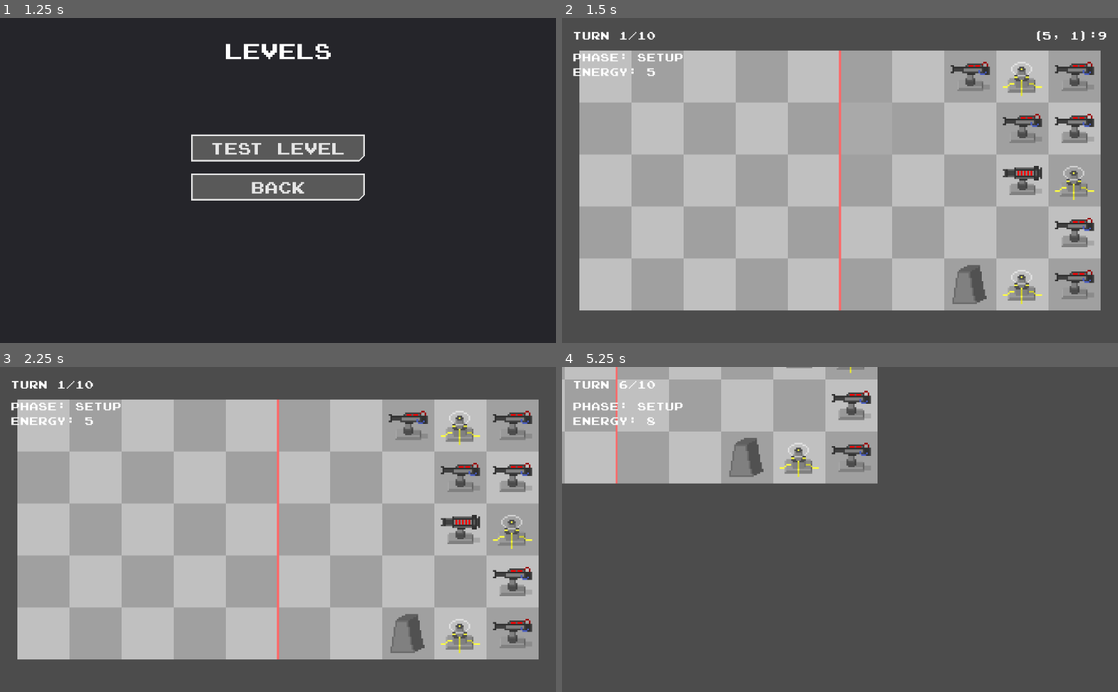
Above: before the commit, frames 1-4 (two rows, left to right).
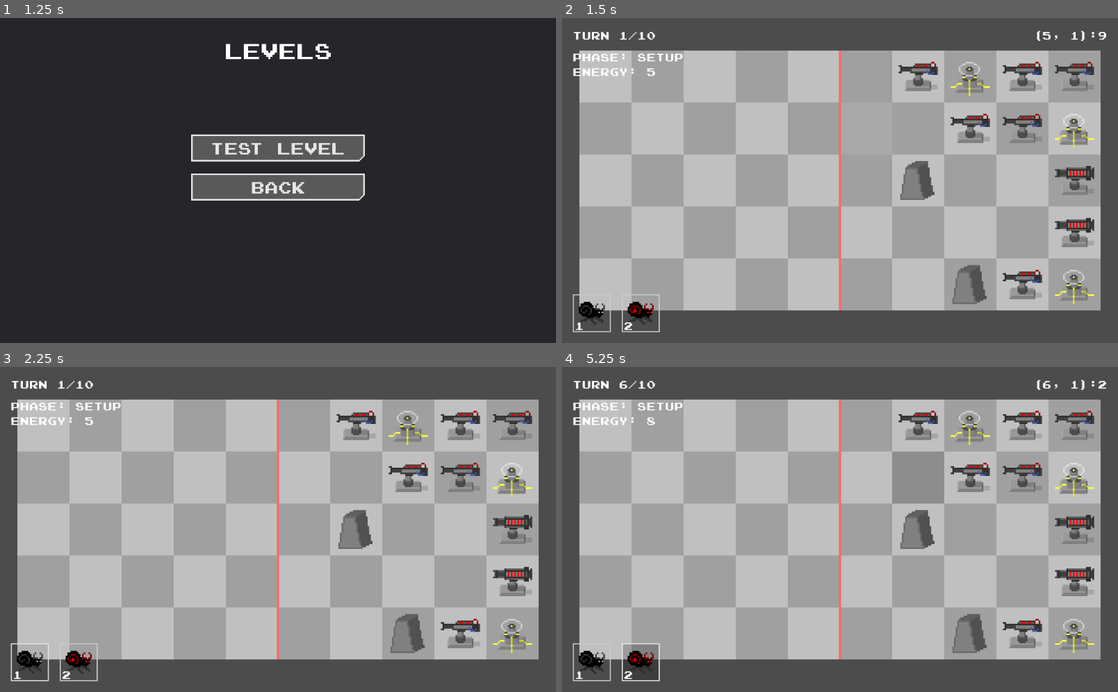
Above: after the commit, the same moments.

Repository: Exospud/Ephemera
Game: Godot game, scene res://screens/title/TitleScreen.tscn
Same seed, same stepped clock (60 frames per second), same inputs: the game is played once before the commit and once after it.
Inputs (mouse positions are in pixels of both pictures, inside the frame that each line leads up to):
- Up to frame 1 (1.25 s): click "Play" at 0.5 s
- Up to frame 2 (1.5 s): click "Test Level" at 1.25 s
- Up to frame 3 (2.25 s): click (27, 662) at 2 s, where only the run after the commit has a clickable "1"
- Up to frame 4 (5.25 s): click (639, 662) at 2.75 s, where only the run after the commit has a clickable "2"; tap Enter (ui_accept) at 3.5, 4.35, 4.52, 4.82 s; move the mouse to (962, 513) at 3.52 s; hold Right (ui_right) 3.53-4.28 s; hold Enter (ui_accept) 3.53-4.28 s; move the mouse to (728, 545) at 4.27 s; hold Down (ui_down) 4.28-5.03 s; move the mouse to (895, 458) at 5.02 s; hold Right (ui_right) from 5.03 s (still down); hold Enter (ui_accept) from 5.03 s (still down)

Frame 1 is identical in both runs. In frame 2, 4.7% of the frame differs, in the area x 1-96%, y 13-97%; in frame 3, 4.8%; in frame 4, 75%, in the area x 0-98%, y 0-97%.

Commit message:
Added selectable unit buttons

Diff:
--- a/assets/ui/buttons/TextButton.tscn
+++ /dev/null
@@ -1,28 +0,0 @@
-[gd_scene load_steps=6 format=2]
-
-[ext_resource path="res://assets/fonts/ButtonFont.tres" type="DynamicFont" id=1]
-[ext_resource path="res://assets/ui/empty.tres" type="StyleBox" id=2]
-[ext_resource path="res://assets/ui/buttons/text_pressed.tres" type="StyleBox" id=3]
-[ext_resource path="res://assets/ui/buttons/text_normal.tres" type="StyleBox" id=4]
-[ext_resource path="res://assets/ui/buttons/text_hover.tres" type="StyleBox" id=5]
-
-[node name="TextButton" type="Button"]
-margin_left = -160.0
-margin_top = -25.0
-margin_right = 160.0
-margin_bottom = 25.0
-grow_horizontal = 2
-grow_vertical = 2
-custom_colors/font_color = Color( 0.9, 0.9, 0.9, 1 )
-custom_colors/font_color_hover = Color( 1, 1, 1, 1 )
-custom_colors/font_color_pressed = Color( 1, 1, 1, 1 )
-custom_fonts/font = ExtResource( 1 )
-custom_styles/hover = ExtResource( 5 )
-custom_styles/pressed = ExtResource( 3 )
-custom_styles/focus = ExtResource( 2 )
-custom_styles/normal = ExtResource( 4 )
-text = "Sample Text"
-clip_text = true
-__meta__ = {
-"_edit_lock_": true
-}
--- /dev/null
+++ b/assets/ui/imagebutton/ImageButton.gd
@@ -0,0 +1,11 @@
+extends Button
+
+
+export(Texture) var texture = preload("res://assets/missing.png")
+export var label_text := "-1"
+
+
+# Called when the node enters the scene tree for the first time.
+func _ready():
+	$Texture.texture = self.texture
+	$Label.text = self.label_text
--- /dev/null
+++ b/assets/ui/imagebutton/ImageButton.tscn
@@ -0,0 +1,54 @@
+[gd_scene load_steps=7 format=2]
+
+[ext_resource path="res://assets/fonts/LabelFont.tres" type="DynamicFont" id=1]
+[ext_resource path="res://assets/ui/empty.tres" type="StyleBox" id=2]
+[ext_resource path="res://assets/ui/imagebutton/image_hover.tres" type="StyleBox" id=3]
+[ext_resource path="res://assets/ui/imagebutton/image_pressed.tres" type="StyleBox" id=4]
+[ext_resource path="res://assets/ui/imagebutton/image_empty.tres" type="StyleBox" id=5]
+[ext_resource path="res://assets/ui/imagebutton/ImageButton.gd" type="Script" id=6]
+
+[node name="ImageButton" type="Button"]
+margin_left = -35.0
+margin_top = -35.0
+margin_right = 35.0
+margin_bottom = 35.0
+grow_horizontal = 2
+grow_vertical = 2
+custom_styles/hover = ExtResource( 3 )
+custom_styles/pressed = ExtResource( 4 )
+custom_styles/focus = ExtResource( 2 )
+custom_styles/disabled = ExtResource( 2 )
+custom_styles/normal = ExtResource( 5 )
+script = ExtResource( 6 )
+__meta__ = {
+"_edit_lock_": true
+}
+
+[node name="Texture" type="TextureRect" parent="."]
+anchor_left = 0.5
+anchor_top = 0.5
+anchor_right = 0.5
+anchor_bottom = 0.5
+margin_left = -24.0
+margin_top = -24.0
+margin_right = 24.0
+margin_bottom = 24.0
+grow_horizontal = 2
+grow_vertical = 2
+stretch_mode = 1
+__meta__ = {
+"_edit_lock_": true
+}
+
+[node name="Label" type="Label" parent="."]
+anchor_left = 0.05
+anchor_top = 1.0
+anchor_right = 0.95
+anchor_bottom = 1.0
+margin_top = -24.0
+custom_fonts/font = ExtResource( 1 )
+text = "-1"
+valign = 2
+__meta__ = {
+"_edit_lock_": true
+}
--- /dev/null
+++ b/assets/ui/imagebutton/image_empty.tres
@@ -0,0 +1,11 @@
+[gd_resource type="StyleBoxFlat" format=2]
+
+[resource]
+bg_color = Color( 0, 0, 0, 0 )
+draw_center = false
+border_width_left = 2
+border_width_top = 2
+border_width_right = 2
+border_width_bottom = 2
+corner_detail = 1
+anti_aliasing = false
--- /dev/null
+++ b/assets/ui/imagebutton/image_hover.tres
@@ -0,0 +1,11 @@
+[gd_resource type="StyleBoxFlat" format=2]
+
+[resource]
+bg_color = Color( 0, 0, 0, 0.0784314 )
+border_width_left = 2
+border_width_top = 2
+border_width_right = 2
+border_width_bottom = 2
+border_color = Color( 0.9, 0.9, 0.9, 1 )
+corner_detail = 1
+anti_aliasing = false
--- /dev/null
+++ b/assets/ui/imagebutton/image_pressed.tres
@@ -0,0 +1,11 @@
+[gd_resource type="StyleBoxFlat" format=2]
+
+[resource]
+bg_color = Color( 0, 0, 0, 0.196078 )
+border_width_left = 2
+border_width_top = 2
+border_width_right = 2
+border_width_bottom = 2
+border_color = Color( 0.9, 0.9, 0.9, 1 )
+corner_detail = 1
+anti_aliasing = false
--- /dev/null
+++ b/assets/ui/textbutton/TextButton.tscn
@@ -0,0 +1,59 @@
+[gd_scene load_steps=6 format=2]
+
+[ext_resource path="res://assets/fonts/ButtonFont.tres" type="DynamicFont" id=1]
+[ext_resource path="res://assets/ui/empty.tres" type="StyleBox" id=2]
+
+[sub_resource type="StyleBoxFlat" id=1]
+bg_color = Color( 0.3, 0.3, 0.3, 1 )
+border_width_left = 3
+border_width_top = 3
+border_width_right = 3
+border_width_bottom = 3
+border_color = Color( 1, 1, 1, 1 )
+corner_radius_bottom_right = 10
+corner_detail = 1
+anti_aliasing = false
+
+[sub_resource type="StyleBoxFlat" id=2]
+bg_color = Color( 0.2, 0.2, 0.2, 1 )
+border_width_left = 3
+border_width_top = 3
+border_width_right = 3
+border_width_bottom = 3
+border_color = Color( 1, 1, 1, 1 )
+corner_radius_bottom_right = 10
+corner_detail = 1
+anti_aliasing = false
+
+[sub_resource type="StyleBoxFlat" id=3]
+bg_color = Color( 0.35, 0.35, 0.35, 1 )
+border_width_left = 3
+border_width_top = 3
+border_width_right = 3
+border_width_bottom = 3
+border_color = Color( 0.9, 0.9, 0.9, 1 )
+corner_radius_bottom_right = 10
+corner_detail = 1
+anti_aliasing = false
+
+[node name="TextButton" type="Button"]
+margin_left = -160.0
+margin_top = -25.0
+margin_right = 160.0
+margin_bottom = 25.0
+grow_horizontal = 2
+grow_vertical = 2
+custom_colors/font_color = Color( 0.9, 0.9, 0.9, 1 )
+custom_colors/font_color_hover = Color( 1, 1, 1, 1 )
+custom_colors/font_color_pressed = Color( 1, 1, 1, 1 )
+custom_fonts/font = ExtResource( 1 )
+custom_styles/hover = SubResource( 1 )
+custom_styles/pressed = SubResource( 2 )
+custom_styles/focus = ExtResource( 2 )
+custom_styles/disabled = ExtResource( 2 )
+custom_styles/normal = SubResource( 3 )
+text = "Sample Text"
+clip_text = true
+__meta__ = {
+"_edit_lock_": true
+}
--- a/game/entities/Deployable.gd
+++ b/game/entities/Deployable.gd
@@ -1,5 +1,4 @@
-class_name Deployable
-extends Entity
+class_name Deployable extends Entity
 
 
 export var cell: Vector2
--- a/game/entities/Entity.gd
+++ b/game/entities/Entity.gd
@@ -1,5 +1,4 @@
-class_name Entity
-extends Area2D
+class_name Entity extends Area2D
 
 
 enum Alignment { FRIENDLY, NEUTRAL, ENEMY }
--- a/game/entities/projectiles/Projectile.gd
+++ b/game/entities/projectiles/Projectile.gd
@@ -1,5 +1,4 @@
-class_name Projectile
-extends Entity
+class_name Projectile extends Entity
 
 
 export var damage := 1
--- a/game/entities/towers/Tower.gd
+++ b/game/entities/towers/Tower.gd
@@ -1,5 +1,4 @@
-class_name Tower
-extends Deployable
+class_name Tower extends Deployable
 
 
 const PL_PROJECTILE := preload("res://game/entities/projectiles/Projectile.tscn")
@@ -46,7 +45,7 @@
 
 func _has_power() -> bool:
 	for e in get_tree().get_nodes_in_group("powered"):
-		if e.cell.distance_squared_to(cell) > 1:
+		if abs(e.cell.x - cell.x) + abs(e.cell.y - cell.y) > 1:
 			continue
 
 		if e.is_in_group(str(alignment)):
--- a/game/entities/units/Snaser/Snaser.gd
+++ b/game/entities/units/Snaser/Snaser.gd
@@ -1,5 +1,4 @@
-class_name Snaser
-extends Unit
+class_name Snaser extends Unit
 
 
 const PL_PROJECTILE := preload("res://game/entities/projectiles/Projectile.tscn")
--- a/game/entities/units/Unit.gd
+++ b/game/entities/units/Unit.gd
@@ -1,5 +1,4 @@
-class_name Unit
-extends Deployable
+class_name Unit extends Deployable
 
 
 export(Vector2) var velocity := Vector2.RIGHT # tiles/second
--- a/game/levels/Level.gd
+++ b/game/levels/Level.gd
@@ -1,13 +1,27 @@
-class_name Level
-extends Node2D
+class_name Level extends Node2D
 
-const PL_UNIT := preload("res://game/entities/units/snaser/Snaser.tscn")
+enum Spawns {SNIDER, SNASER}
 
-onready var _map := $"../Map"
-
+## Dictionary of assets for spawnable units
+const spawn_assets = {
+	Spawns.SNIDER: {
+		"cost": 1,
+		"scene": preload("res://game/entities/units/snider/Snider.tscn"),
+		"texture": preload("res://game/entities/units/Snider/snider.png")
+	},
+	Spawns.SNASER: {
+		"cost": 2,
+		"scene": preload("res://game/entities/units/Snaser/Snaser.tscn"),
+		"texture": preload("res://game/entities/units/Snaser/snaser.png")
+	}
+}
 
 export var max_turns := 10
 export var base_turn_duration := 15
+export var base_energy_gen := 5
+export(Array, Spawns) var spawnable := [Spawns.SNIDER]
+
+onready var _map := $"../Map"
 
 
 ## Returns true if this cell contains an entity
@@ -33,6 +47,6 @@
 #$ Spawns an entity at the specified cell if possible
 func spawn_entity(cell: Vector2):
 	if cell_available(cell):
-		var entity := PL_UNIT.instance()
+		var entity : Entity = spawn_assets[Spawns.SNASER].scene.instance()
 		add_child(entity)
 		entity.set_cell(cell)
--- a/game/levels/Level.tscn
+++ b/game/levels/Level.tscn
@@ -1,46 +1,9 @@
-[gd_scene load_steps=6 format=2]
+[gd_scene load_steps=2 format=2]
 
 [ext_resource path="res://game/levels/Level.gd" type="Script" id=1]
-[ext_resource path="res://game/entities/towers/Cannon/Cannon.tscn" type="PackedScene" id=2]
-[ext_resource path="res://game/entities/towers/Autocannon/Autocannon.tscn" type="PackedScene" id=3]
-[ext_resource path="res://game/entities/towers/Barricade/Barricade.tscn" type="PackedScene" id=4]
-[ext_resource path="res://game/entities/towers/Capacitor/Capacitor.tscn" type="PackedScene" id=5]
 
 [node name="Level" type="Node2D"]
 script = ExtResource( 1 )
 __meta__ = {
 "_edit_lock_": true
 }
-
-[node name="Cannon" parent="." instance=ExtResource( 2 )]
-cell = Vector2( 9, 0 )
-
-[node name="Cannon2" parent="." instance=ExtResource( 2 )]
-cell = Vector2( 9, 1 )
-
-[node name="Autocannon" parent="." instance=ExtResource( 3 )]
-cell = Vector2( 8, 2 )
-
-[node name="Cannon3" parent="." instance=ExtResource( 2 )]
-cell = Vector2( 9, 3 )
-
-[node name="Cannon4" parent="." instance=ExtResource( 2 )]
-cell = Vector2( 9, 4 )
-
-[node name="Cannon5" parent="." instance=ExtResource( 2 )]
-cell = Vector2( 8, 1 )
-
-[node name="Cannon6" parent="." instance=ExtResource( 2 )]
-cell = Vector2( 7, 0 )
-
-[node name="Barricade" parent="." instance=ExtResource( 4 )]
-cell = Vector2( 7, 4 )
-
-[node name="Capacitor" parent="." instance=ExtResource( 5 )]
-cell = Vector2( 8, 0 )
-
-[node name="Capacitor2" parent="." instance=ExtResource( 5 )]
-cell = Vector2( 9, 2 )
-
-[node name="Capacitor3" parent="." instance=ExtResource( 5 )]
-cell = Vector2( 8, 4 )
--- /dev/null
+++ b/game/levels/TestLevel.tscn
@@ -0,0 +1,49 @@
+[gd_scene load_steps=6 format=2]
+
+[ext_resource path="res://game/levels/Level.tscn" type="PackedScene" id=1]
+[ext_resource path="res://game/entities/towers/Capacitor/Capacitor.tscn" type="PackedScene" id=2]
+[ext_resource path="res://game/entities/towers/Autocannon/Autocannon.tscn" type="PackedScene" id=3]
+[ext_resource path="res://game/entities/towers/Cannon/Cannon.tscn" type="PackedScene" id=4]
+[ext_resource path="res://game/entities/towers/Barricade/Barricade.tscn" type="PackedScene" id=5]
+
+[node name="Level" instance=ExtResource( 1 )]
+spawnable = [ 0, 1 ]
+
+[node name="Cannon" parent="." index="0" instance=ExtResource( 4 )]
+cell = Vector2( 9, 0 )
+
+[node name="Cannon2" parent="." index="1" instance=ExtResource( 4 )]
+cell = Vector2( 8, 1 )
+
+[node name="Cannon3" parent="." index="2" instance=ExtResource( 4 )]
+cell = Vector2( 7, 1 )
+
+[node name="Cannon4" parent="." index="3" instance=ExtResource( 4 )]
+cell = Vector2( 8, 4 )
+
+[node name="Cannon5" parent="." index="4" instance=ExtResource( 4 )]
+cell = Vector2( 6, 0 )
+
+[node name="Cannon6" parent="." index="5" instance=ExtResource( 4 )]
+cell = Vector2( 8, 0 )
+
+[node name="Capacitor" parent="." index="6" instance=ExtResource( 2 )]
+cell = Vector2( 9, 1 )
+
+[node name="Capacitor2" parent="." index="7" instance=ExtResource( 2 )]
+cell = Vector2( 9, 4 )
+
+[node name="Capacitor3" parent="." index="8" instance=ExtResource( 2 )]
+cell = Vector2( 7, 0 )
+
+[node name="Barricade" parent="." index="9" instance=ExtResource( 5 )]
+cell = Vector2( 7, 4 )
+
+[node name="Barricade2" parent="." index="10" instance=ExtResource( 5 )]
+cell = Vector2( 6, 2 )
+
+[node name="Autocannon" parent="." index="11" instance=ExtResource( 3 )]
+cell = Vector2( 9, 2 )
+
+[node name="Autocannon2" parent="." index="12" instance=ExtResource( 3 )]
+cell = Vector2( 9, 3 )
--- a/game/stage/Camera.gd
+++ b/game/stage/Camera.gd
@@ -35,6 +35,9 @@
 	if Input.is_action_pressed("ui_zoom_out"):
 		adjust_stage_scale(-delta)
 
+	if Input.is_action_pressed("ui_accept"):
+		_reset_position()
+
 
 ## Move the camera's view to the middle of the map
 func _reset_position():
--- a/game/stage/Stage.gd
+++ b/game/stage/Stage.gd
@@ -6,6 +6,7 @@
 
 onready var _turn_label : Label = $"../HUD/TurnLabel"
 onready var _time_label : Label = $"../HUD/TimeLabel"
+onready var _select_buttons := $"../HUD/SelectButtons"
 onready var _end_timer : Timer = $EndTimer
 
 var turn_number : int = 0
@@ -16,6 +17,7 @@
 
 ## Called when the node enters the scene tree for the first time.
 func _ready():
+	_select_buttons.set_buttons(_level)
 	time_elapsed = _level.base_turn_duration
 	_end_timer.set_paused(true)
 	_end_turn()
@@ -101,7 +103,7 @@
 	turn_number += 1
 	setup_phase = true
 	time_elapsed = 0.0
-	energy = 5 + sqrt(max(0, time_remaining - 1))
+	energy = _level.base_energy_gen + sqrt(max(0, time_remaining - 1))
 	_turn_label.text = "Turn " + str(turn_number) + "/" + str(_level.max_turns)
 
 
--- a/game/stage/Stage.tscn
+++ b/game/stage/Stage.tscn
@@ -4,7 +4,7 @@
 [ext_resource path="res://game/stage/Stage.gd" type="Script" id=2]
 [ext_resource path="res://game/stage/Map.gd" type="Script" id=3]
 [ext_resource path="res://game/stage/Camera.gd" type="Script" id=4]
-[ext_resource path="res://game/levels/Level.tscn" type="PackedScene" id=5]
+[ext_resource path="res://game/levels/TestLevel.tscn" type="PackedScene" id=5]
 
 [node name="Stage" type="Node2D"]
 script = ExtResource( 2 )
@@ -37,8 +37,6 @@
 "_edit_lock_": true
 }
 
-[node name="Level" parent="." instance=ExtResource( 5 )]
-
 [node name="Camera" type="Camera2D" parent="."]
 visible = false
 current = true
@@ -47,6 +45,8 @@
 "_edit_lock_": true
 }
 
+[node name="Level" parent="." instance=ExtResource( 5 )]
+
 [node name="EndTimer" type="Timer" parent="."]
 one_shot = true
 autostart = true
--- a/screens/loss/LossScreen.tscn
+++ b/screens/loss/LossScreen.tscn
@@ -1,7 +1,7 @@
 [gd_scene load_steps=4 format=2]
 
 [ext_resource path="res://assets/ui/TextLabel.tscn" type="PackedScene" id=1]
-[ext_resource path="res://assets/ui/buttons/TextButton.tscn" type="PackedScene" id=2]
+[ext_resource path="res://assets/ui/textbutton/TextButton.tscn" type="PackedScene" id=2]
 [ext_resource path="res://screens/loss/LossScreen.gd" type="Script" id=3]
 
 [node name="LossScreen" type="Panel"]
--- a/screens/play/PauseMenu.tscn
+++ b/screens/play/PauseMenu.tscn
@@ -2,7 +2,7 @@
 
 [ext_resource path="res://screens/play/PauseMenu.gd" type="Script" id=1]
 [ext_resource path="res://assets/ui/TextLabel.tscn" type="PackedScene" id=2]
-[ext_resource path="res://assets/ui/buttons/TextButton.tscn" type="PackedScene" id=3]
+[ext_resource path="res://assets/ui/textbutton/TextButton.tscn" type="PackedScene" id=3]
 
 [node name="PauseMenu" type="ColorRect"]
 pause_mode = 2
--- a/screens/play/PlayScreen.tscn
+++ b/screens/play/PlayScreen.tscn
@@ -1,9 +1,10 @@
-[gd_scene load_steps=5 format=2]
+[gd_scene load_steps=6 format=2]
 
 [ext_resource path="res://screens/play/PauseMenu.tscn" type="PackedScene" id=1]
 [ext_resource path="res://assets/fonts/LabelFont.tres" type="DynamicFont" id=2]
 [ext_resource path="res://assets/ui/TextLabel.tscn" type="PackedScene" id=3]
 [ext_resource path="res://game/stage/Stage.tscn" type="PackedScene" id=4]
+[ext_resource path="res://screens/play/SelectButtons.gd" type="Script" id=6]
 
 [node name="PlayScreen" type="Node2D"]
 __meta__ = {
@@ -43,5 +44,13 @@
 custom_fonts/font = ExtResource( 2 )
 text = ""
 
+[node name="SelectButtons" type="Control" parent="HUD"]
+anchor_right = 1.0
+anchor_bottom = 1.0
+script = ExtResource( 6 )
+__meta__ = {
+"_edit_lock_": true
+}
+
 [node name="PauseMenu" parent="HUD" instance=ExtResource( 1 )]
 visible = false
--- /dev/null
+++ b/screens/play/SelectButtons.gd
@@ -0,0 +1,31 @@
+extends Control
+
+
+const PL_IMAGE_BUTTON := preload("res://assets/ui/imagebutton/ImageButton.tscn")
+
+
+## Sets the GUI's unit buttons
+func set_buttons(level: Level):
+	for child in self.get_children():
+		self.remove_child(child)
+		child.queue_free()
+
+	var margin_size = Vector2(20, 20)
+
+	## Generating buttons according to units allowed in current level
+	for i in range(0, level.spawnable.size()):
+		var image_button = PL_IMAGE_BUTTON.instance()
+		var spawn = level.spawn_assets[level.spawnable[i]]
+		image_button.texture = spawn.texture
+		image_button.label_text = spawn.cost
+		image_button.anchor_right = 0.0
+		image_button.anchor_top = 1.0
+
+		var button_size = image_button.rect_size
+
+		image_button.margin_bottom = -margin_size.y
+		image_button.margin_left = margin_size.x + i*(margin_size.x + button_size.x)
+		image_button.margin_top = -margin_size.y - button_size.y
+		image_button.margin_right = margin_size.x + button_size.x + i*(margin_size.x + button_size.x)
+
+		add_child(image_button)
--- a/screens/select/LevelSelectScreen.tscn
+++ b/screens/select/LevelSelectScreen.tscn
@@ -1,7 +1,7 @@
 [gd_scene load_steps=4 format=2]
 
 [ext_resource path="res://screens/select/LevelSelectScreen.gd" type="Script" id=1]
-[ext_resource path="res://assets/ui/buttons/TextButton.tscn" type="PackedScene" id=2]
+[ext_resource path="res://assets/ui/textbutton/TextButton.tscn" type="PackedScene" id=2]
 [ext_resource path="res://assets/ui/TextLabel.tscn" type="PackedScene" id=3]
 
 [node name="LevelSelectScreen" type="Panel"]
--- a/screens/title/TitleScreen.tscn
+++ b/screens/title/TitleScreen.tscn
@@ -2,7 +2,7 @@
 
 [ext_resource path="res://screens/title/TitleScreen.gd" type="Script" id=1]
 [ext_resource path="res://assets/ui/TextLabel.tscn" type="PackedScene" id=2]
-[ext_resource path="res://assets/ui/buttons/TextButton.tscn" type="PackedScene" id=3]
+[ext_resource path="res://assets/ui/textbutton/TextButton.tscn" type="PackedScene" id=3]
 
 [node name="TitleScreen" type="Panel"]
 anchor_right = 1.0
--- a/screens/win/WinScreen.tscn
+++ b/screens/win/WinScreen.tscn
@@ -1,7 +1,7 @@
 [gd_scene load_steps=4 format=2]
 
 [ext_resource path="res://assets/ui/TextLabel.tscn" type="PackedScene" id=1]
-[ext_resource path="res://assets/ui/buttons/TextButton.tscn" type="PackedScene" id=2]
+[ext_resource path="res://assets/ui/textbutton/TextButton.tscn" type="PackedScene" id=2]
 [ext_resource path="res://screens/win/WinScreen.gd" type="Script" id=3]
 
 [node name="WinScreen" type="Panel"]
Renamed: assets/ui/buttons/text_hover.tres -> assets/ui/textbutton/text_hover.tres
Renamed: assets/ui/buttons/text_normal.tres -> assets/ui/textbutton/text_normal.tres
Renamed: assets/ui/buttons/text_pressed.tres -> assets/ui/textbutton/text_pressed.tres
